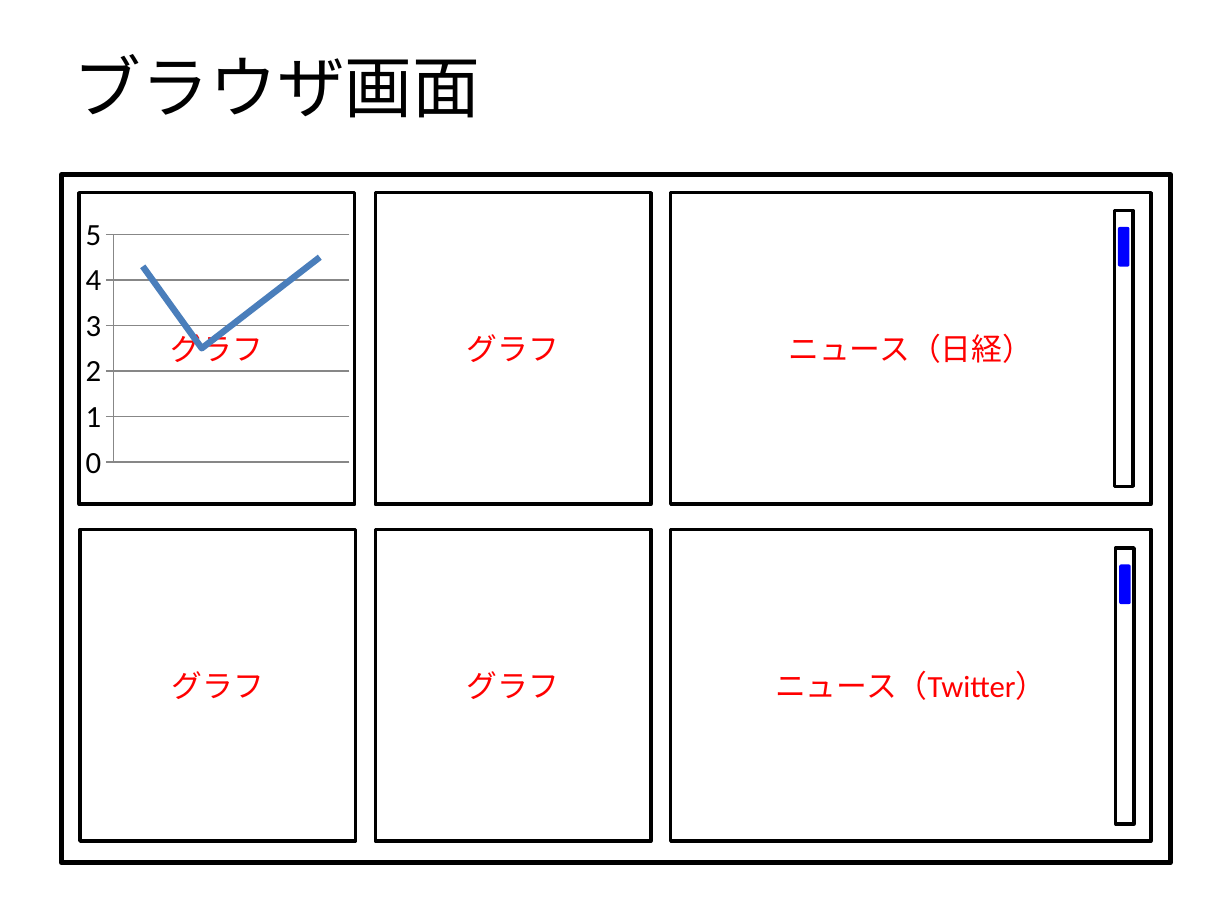
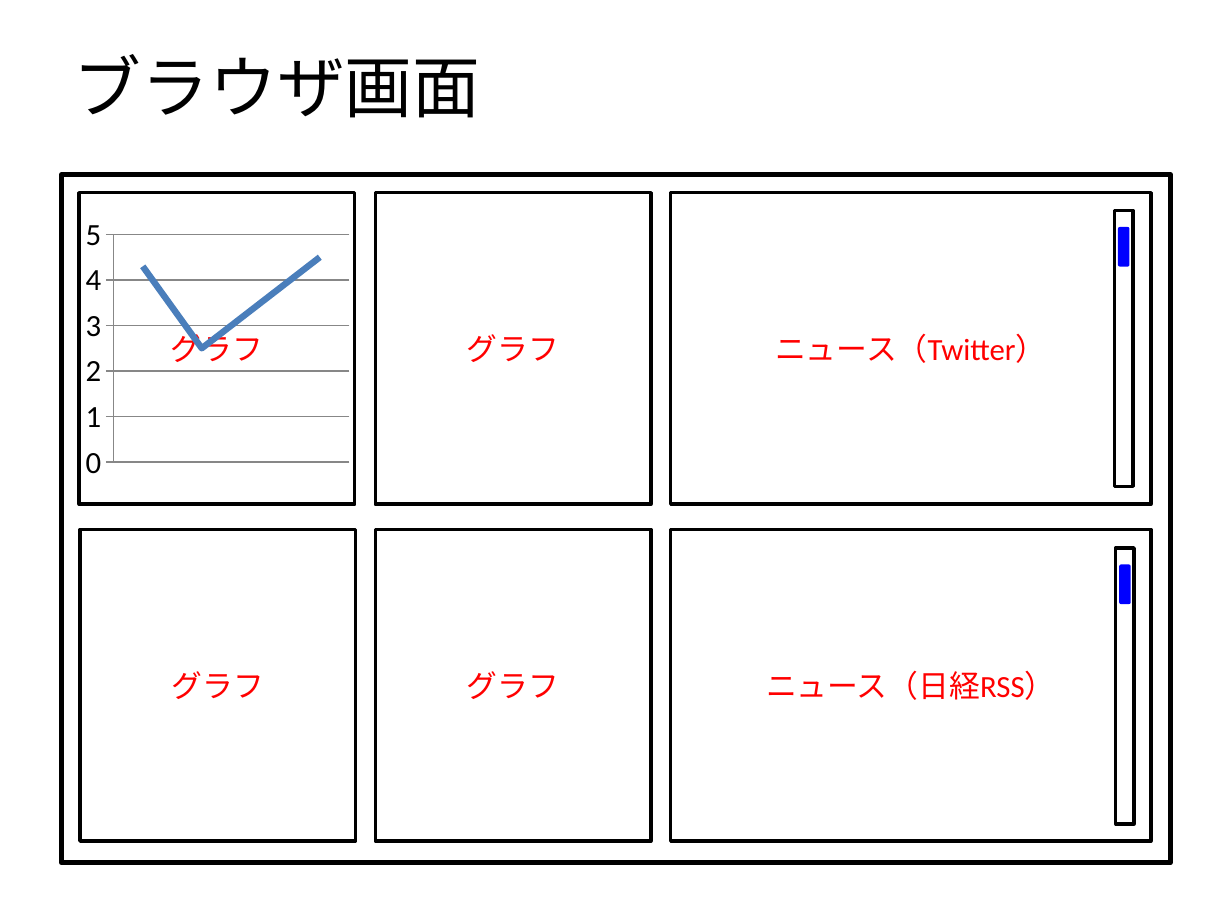
Before and after one commit to Leonis0813/chort, a slide deck: slide 2 of regulus/interface/ui.pptx. Drawn at 1232x924 pixels with LibreOffice and Linux fonts; fonts in the diff are those of the drawing. Boxes give left, top, right and bottom in pixels: in the first picture for what was removed or moved away, otherwise in the second. Text is boxed around its words. In the diff, an @@ line names an element or a change of style, - is before the commit and + after.

```diff
--- a/regulus/interface/ui.pptx
+++ b/regulus/interface/ui.pptx
@@ text in rectangle at (x1=775, y1=333, x2=1046, y2=363): text changed @@
-ニュース（日経）
+ニュース（Twitter）
@@ text in rectangle at (x1=766, y1=670, x2=1055, y2=700): text changed @@
-ニュース（Twitter）
+ニュース（日経RSS）
```
Also in this commit, not shown: 2 other slides changed, 4 other files.
